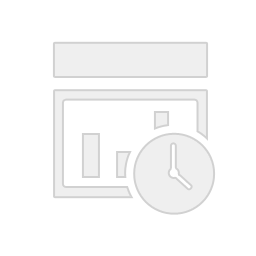
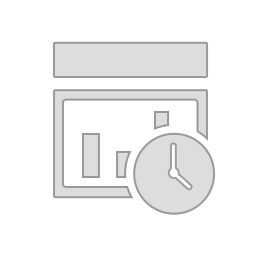
Two versions of the same layered image (256x256). Layer-by-layer changes:
pixels changed over [52,41,216,215] (layer not identified)
